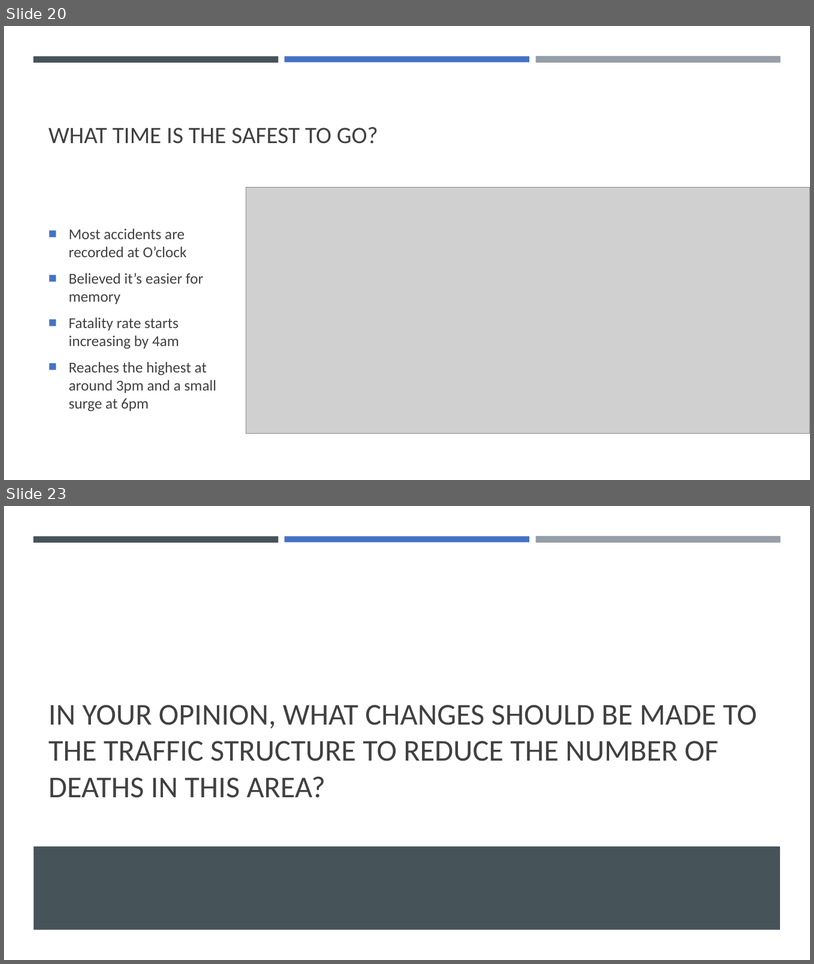
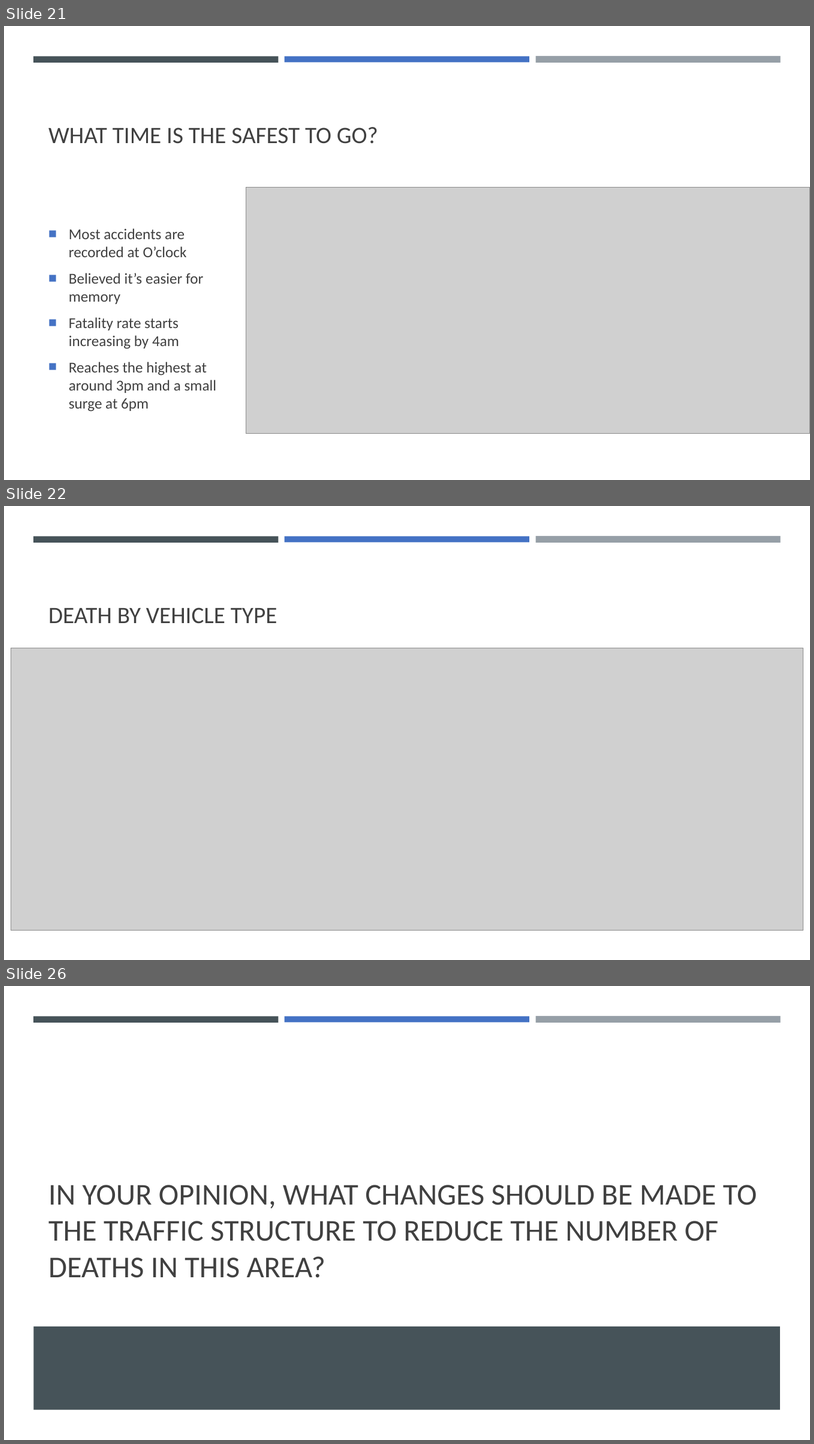
Before and after one commit to cyrusauyeungc/Project_01, a slide deck: output_data/Presentation.pptx. Shown one above the other, each under a label of ours: slides 20 and 23 before the commit, slides 21, 22 and 26 after it; the slides between them are not shown. The pictures are 814x964 and 814x1444 pixels, drawn with LibreOffice and Linux fonts; fonts in the diff are those of the drawing; grey boxes stand for pictures. Boxes give left, top, right and bottom in pixels: in the first picture for what was removed or moved away, otherwise in the second. Text is boxed around its words. In the diff, an @@ line names an element or a change of style, - is before the commit and + after.

```diff
--- a/output_data/Presentation.pptx
+++ b/output_data/Presentation.pptx
@@ slide 22 added at [4,506,810,960], background #FFFFFF; not listed: 3 template elements that a slide beside it also shows @@
@@ title added at [48,607,277,624], 28 pt, text #404040 @@
+DEATH BY VEHICLE TYPE
@@ picture added at [11,648,804,930] @@
@@ what was slide 20 is now slide 21 @@
@@ what was slide 23 is now slide 26 @@
```
Also in this commit, not shown: 3 other slides added, 1 slide removed, 6 other files.
